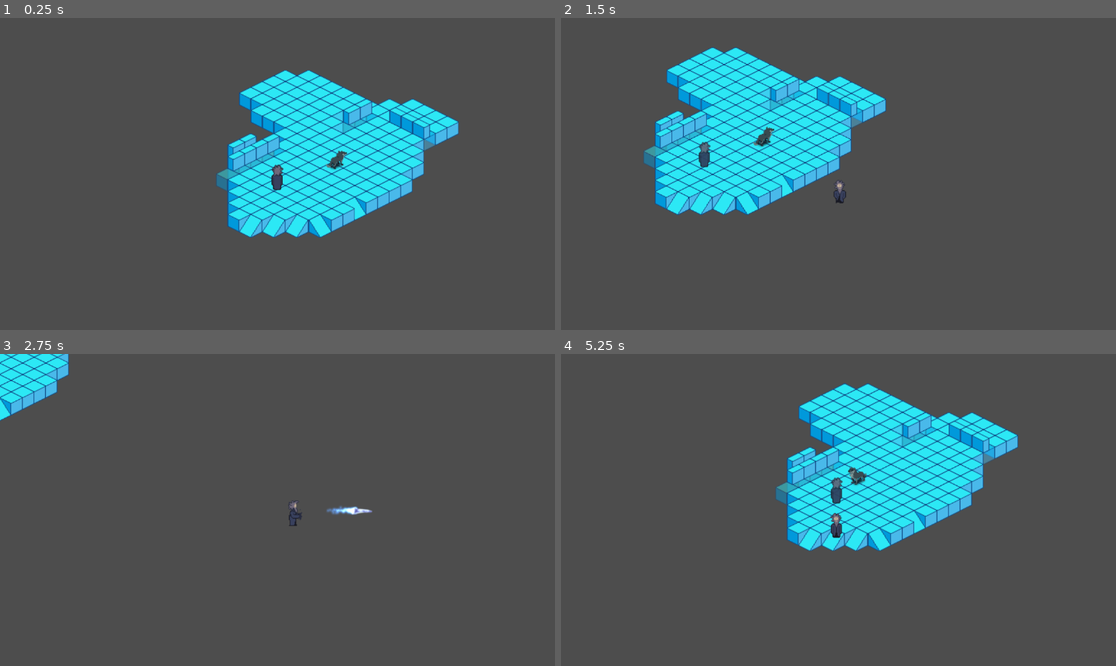
Above: before the commit, frames 1-4 (two rows, left to right).
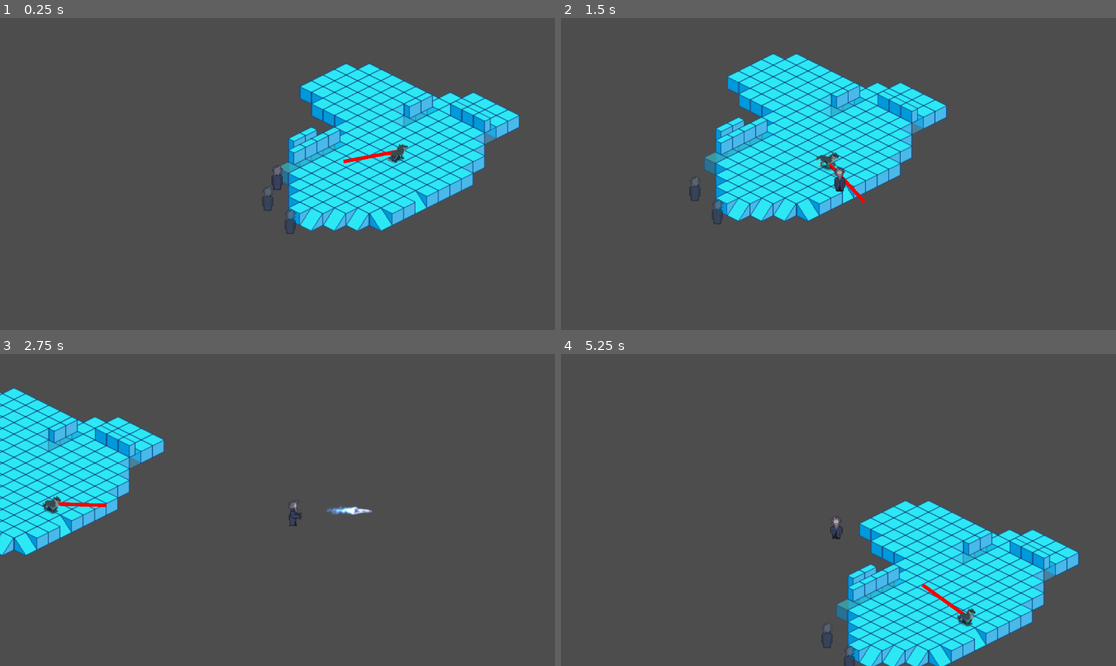
Above: after the commit, the same moments.

Repository: seanj29/LostEchoes
Game: Godot game, scene res://Scenes/Main.tscn
Same seed, same stepped clock (60 frames per second), same inputs: the game is played once before the commit and once after it.
Inputs:
- Up to frame 1 (0.25 s): no input
- Up to frame 2 (1.5 s): tap Enter at 0.5 s; hold Right (Right) 0.53-1.28 s; hold Space (Attack) 0.53-1.28 s; hold Down (Down) from 1.28 s (still down); tap Space (Attack) at 1.35 s
- Up to frame 3 (2.75 s): release Down (Down) at 2.03 s; hold Right (Right) from 2.03 s (still down); hold Shift (Teleport) from 2.03 s (still down); tap Space (Attack) at 2.3 s
- Up to frame 4 (5.25 s): release Right (Right) at 2.78 s; release Shift (Teleport) at 2.78 s; hold Up (Up) 2.78-3.53 s; tap Space (Attack) at 2.85, 4.55 s; hold Space (Attack) 3.53-4.28 s; hold Left (Left) 3.53-5.03 s; tap Shift (Teleport) at 4.35 s; hold Down (Down) from 5.03 s (still down); hold Space (Attack) from 5.03 s (still down)

The runs differ from the first frame. In frame 1, 17% of the frame differs, in the area x 38-94%, y 14-71%; in frame 2, 17%; in frame 3, 11%; in frame 4, 29%, in the area x 38-94%, y 9-100%.

Commit message:
don't remember, v2

Diff:
--- a/Scenes/FSMS/BehaviourStateMachine.tscn
+++ b/Scenes/FSMS/BehaviourStateMachine.tscn
@@ -1,8 +1,11 @@
-[gd_scene load_steps=4 format=3 uid="uid://ddqo064yy0neb"]
+[gd_scene load_steps=7 format=3 uid="uid://ddqo064yy0neb"]
 
 [ext_resource type="Script" path="res://Scripts/FSMs/State Machines/behaviour_state_machine.gd" id="1_kocdq"]
 [ext_resource type="Script" path="res://Scripts/FSMs/States/BehaviourStates/idle_be_state.gd" id="2_3gix4"]
 [ext_resource type="Script" path="res://Scripts/FSMs/States/BehaviourStates/roaming_be_state.gd" id="3_gvp8c"]
+[ext_resource type="Script" path="res://Scripts/FSMs/States/BehaviourStates/chasing_be_state.gd" id="4_sa0vv"]
+[ext_resource type="Script" path="res://Scripts/FSMs/States/BehaviourStates/search_be_state.gd" id="5_dujkv"]
+[ext_resource type="Script" path="res://Scripts/FSMs/States/BehaviourStates/attack_behaviour_state.gd" id="6_mhm7p"]
 
 [node name="BehaviourStateMachine" type="Node" node_paths=PackedStringArray("current_state")]
 script = ExtResource("1_kocdq")
@@ -13,3 +16,12 @@
 
 [node name="RoamingBehaviourState" type="Node" parent="."]
 script = ExtResource("3_gvp8c")
+
+[node name="ChasingBehaviourState" type="Node" parent="."]
+script = ExtResource("4_sa0vv")
+
+[node name="SearchBehaviourState" type="Node" parent="."]
+script = ExtResource("5_dujkv")
+
+[node name="AttackBehaviorState" type="Node" parent="."]
+script = ExtResource("6_mhm7p")
--- a/Scenes/Main.tscn
+++ b/Scenes/Main.tscn
@@ -18,19 +18,20 @@
 
 [node name="PlayerCharacter" parent="." instance=ExtResource("2_gi58w")]
 z_index = 1
-position = Vector2(383, 264)
+position = Vector2(299, 273)
 
 [node name="Ghost_1" parent="." instance=ExtResource("3_a4wib")]
-position = Vector2(383, 263)
+position = Vector2(317, 334)
 
 [node name="Ghost_2" parent="." instance=ExtResource("3_a4wib")]
-position = Vector2(383, 264)
+position = Vector2(286, 302)
 GhostID = 2
 
 [node name="IceShotSpawner" parent="." node_paths=PackedStringArray("Root") instance=ExtResource("6_1vdh3")]
 Root = NodePath("..")
 
-[node name="WolfBody" parent="." instance=ExtResource("7_gfrg6")]
+[node name="WolfBody" parent="." node_paths=PackedStringArray("Player") instance=ExtResource("7_gfrg6")]
 y_sort_enabled = true
 position = Vector2(464, 242)
+Player = NodePath("../PlayerCharacter")
 SPEED = 75.0
--- a/Scenes/PlayerCharacter.tscn
+++ b/Scenes/PlayerCharacter.tscn
@@ -8,6 +8,10 @@
 
 [sub_resource type="RectangleShape2D" id="RectangleShape2D_3xw2p"]
 size = Vector2(16, 9)
+
+[sub_resource type="CapsuleShape2D" id="CapsuleShape2D_jcn0l"]
+radius = 10.5
+height = 39.0
 
 [node name="PlayerChar" type="CharacterBody2D" node_paths=PackedStringArray("TeleportTimer", "AttackTimer") groups=["pawns"]]
 y_sort_enabled = true
@@ -44,3 +48,12 @@
 [node name="TeleportTimer" type="Timer" parent="."]
 process_callback = 0
 one_shot = true
+
+[node name="PlayerHurtBox" type="Area2D" parent="."]
+collision_layer = 2
+collision_mask = 0
+monitoring = false
+
+[node name="CollisionShape2D" type="CollisionShape2D" parent="PlayerHurtBox"]
+position = Vector2(0, 6)
+shape = SubResource("CapsuleShape2D_jcn0l")
--- a/Scenes/Wolf.tscn
+++ b/Scenes/Wolf.tscn
@@ -416,3 +416,9 @@
 [node name="AttackTimer" type="Timer" parent="."]
 process_callback = 0
 one_shot = true
+
+[node name="RayCast2D" type="RayCast2D" parent="."]
+collision_mask = 3
+hit_from_inside = true
+collide_with_areas = true
+collide_with_bodies = false
--- a/Scripts/FSMs/States/Base States/be_state.gd
+++ b/Scripts/FSMs/States/Base States/be_state.gd
@@ -5,27 +5,35 @@
 @onready var actor: CharInput = parent.actor
 var state_timer: Timer
 
+var can_see_player: bool
+
 @export_group("Internal timer Properties")
 @export var TIMER_MIN: float = 0.5
 @export var TIMER_MAX: float = 3.0
 
 
 func Enter():
-    state_timer = Timer.new()
-    add_child(state_timer)
+	state_timer = Timer.new()
+	add_child(state_timer)
 
-    var Timer_sec := snappedf(randf_range(TIMER_MIN, TIMER_MAX), 0.1)
-    state_timer.start(Timer_sec)
+	var Timer_sec := snappedf(randf_range(TIMER_MIN, TIMER_MAX), 0.1)
+	state_timer.start(Timer_sec)
 
-    if not state_timer.timeout.is_connected(change):
-        state_timer.timeout.connect(change)
+	if not state_timer.timeout.is_connected(change):
+		state_timer.timeout.connect(change)
+
+
+func Update(_delta):
+	super(_delta)
+	can_see_player = actor.can_see_player
+
 
 func Exit():
 
-    if state_timer.timeout.is_connected(change):
-        state_timer.timeout.disconnect(change)
-    state_timer.queue_free()
+	if state_timer.timeout.is_connected(change):
+		state_timer.timeout.disconnect(change)
+	state_timer.queue_free()
 
 
 func change() -> void:
-    pass
+	pass
--- a/Scripts/FSMs/States/Base States/wolf_base_anim_state.gd
+++ b/Scripts/FSMs/States/Base States/wolf_base_anim_state.gd
@@ -2,10 +2,10 @@
 extends PawnAnimState
 
 
+func Enter():
+	anim_name = anim_name.trim_prefix("Wolf")
+	super()
 
-func Enter():
-	super()
-	anim_name = anim_name.trim_prefix("Wolf")
 
 
 ## Plays the relevant animation based on the current direction of the Sprite
@@ -22,11 +22,11 @@
 		Type.Direction.SE:
 			sprite.play("%s_SE" % anim_name)
 		Type.Direction.W:
-			sprite.play("%s_SW" % anim_name)
+			sprite.play("%s_NW" % anim_name)
 		Type.Direction.NW:
 			sprite.play("%s_NW" % anim_name)
 		Type.Direction.S:
-			sprite.play("%s_S" % anim_name)
+			sprite.play("%s_SW" % anim_name)
 		Type.Direction.SW:
 			sprite.play("%s_SW" % anim_name)
 		_:
--- /dev/null
+++ b/Scripts/FSMs/States/BehaviourStates/attack_behaviour_state.gd
@@ -0,0 +1,37 @@
+class_name AttackBehaviorState
+extends BehaviourState
+
+var actor_speed: float
+@export var distance_squared_to_target: float = 250.0
+
+## Logic to be executed when the machine enters this state
+func Enter():
+	actor_speed = actor.SPEED
+	actor.SPEED = 0
+
+
+## Logic to be executed every frame
+func Update(_delta) -> void:
+	super(_delta)
+
+	if actor.global_position.distance_squared_to(actor.Player.global_position) > distance_squared_to_target:
+		if can_see_player:
+			transitioned.emit("ChasingBehaviourState")
+		else:
+			transitioned.emit("SearchBehaviourState")
+	else:
+		## add logic here for the actor to attack the player
+		print("Attacking!!!")
+
+
+
+
+
+
+## Logic to be executed when machine exits this state
+func Exit():
+	actor.SPEED = actor_speed
+
+
+func change() -> void:
+	transitioned.emit("ChasingBehaviourState")
--- /dev/null
+++ b/Scripts/FSMs/States/BehaviourStates/chasing_be_state.gd
@@ -0,0 +1,53 @@
+class_name ChasingBehaviourState
+extends BehaviourState
+
+@export var sight_distance: int  = 75
+@export var distance_squared_to_target: float = 150.0
+
+var nav: NavigationAgent2D
+var ray: RayCast2D
+var target_pos: Vector2
+var next_path_pos: Vector2
+
+## Logic to be executed when the machine enters this state
+func Enter():
+	actor.sight_distance = sight_distance
+	nav = actor.nav
+	ray = actor.raycast
+
+
+
+	print("chasing player!!")
+
+
+
+## Logic to be executed every frame
+func Update(_delta):
+	super(_delta)
+
+	if ray.is_colliding():
+		target_pos = ray.get_collision_point()
+		nav.target_position = target_pos
+
+	next_path_pos = nav.get_next_path_position()
+
+	if nav.is_navigation_finished():
+		if nav.is_target_reached():
+			if actor.global_position.distance_squared_to(actor.Player.global_position) < distance_squared_to_target:
+				transitioned.emit("AttackBehaviorState")
+		else:
+			print("where did you go??")
+			transitioned.emit("SearchBehaviourState")
+
+	actor.dir = actor.global_position.direction_to(next_path_pos)
+
+
+
+## Physics version of [method Update]
+func Physics_update(_delta):
+	pass
+
+
+## Logic to be executed when machine exits this state
+func Exit():
+	pass
--- a/Scripts/FSMs/States/BehaviourStates/idle_be_state.gd
+++ b/Scripts/FSMs/States/BehaviourStates/idle_be_state.gd
@@ -4,14 +4,19 @@
 var actor_speed: float
 
 func Enter():
-    super()
-    actor_speed = actor.SPEED
-    actor.SPEED = 0
+	super()
+	actor_speed = actor.SPEED
+	actor.SPEED = 0
 
 func Exit():
-    super()
-    actor.SPEED = actor_speed
+	super()
+	actor.SPEED = actor_speed
+
+func Update(_delta):
+	super(_delta)
+	if can_see_player:
+		transitioned.emit("ChasingBehaviourState")
 
 
 func change() -> void:
-    transitioned.emit("RoamingBehaviourState")
+	transitioned.emit("RoamingBehaviourState")
--- a/Scripts/FSMs/States/BehaviourStates/roaming_be_state.gd
+++ b/Scripts/FSMs/States/BehaviourStates/roaming_be_state.gd
@@ -25,12 +25,16 @@
 
 
 
-func Physics_update(_delta: float) -> void:
+func Update(_delta: float) -> void:
+	super(_delta)
 	next_path_pos = nav.get_next_path_position()
+
 	if nav.is_navigation_finished():
 		change()
 	actor.dir = actor.global_position.direction_to(next_path_pos)
 
+	if can_see_player:
+		transitioned.emit("ChasingBehaviourState")
 
 
 func change() -> void:
--- /dev/null
+++ b/Scripts/FSMs/States/BehaviourStates/search_be_state.gd
@@ -0,0 +1,45 @@
+class_name SearchBehaviourState
+extends BehaviourState
+
+var old_home: Vector2
+var nav: NavigationAgent2D
+var next_path_pos: Vector2
+var last_target: Vector2
+
+## Logic to be executed when the machine enters this state
+func Enter():
+	super()
+	old_home = actor.home_pos
+	actor.home_pos = actor.global_position
+
+	nav = actor.nav
+	nav.target_position = actor.randomPoint()
+
+
+## Logic to be executed every frame
+func Update(_delta) -> void:
+	super(_delta)
+
+	next_path_pos = nav.get_next_path_position()
+
+
+	if nav.is_navigation_finished():
+
+		nav.target_position  = actor.randomPoint()
+
+	actor.dir = actor.global_position.direction_to(next_path_pos)
+
+	if can_see_player:
+		transitioned.emit("ChasingBehaviourState")
+
+
+
+
+## Logic to be executed when machine exits this state
+func Exit():
+	super()
+	actor.home_pos = old_home
+
+
+func change() -> void:
+	transitioned.emit("IdleBehaviourState")
--- a/Scripts/FSMs/state_machine.gd
+++ b/Scripts/FSMs/state_machine.gd
@@ -36,4 +36,4 @@
 			new_state.Enter()
 			current_state = new_state
 	else:
-		push_warning("Called transition on a state that does nto exist called %s" % new_state_name)
+		push_warning("Called transition on a state that does not exist called %s" % new_state_name)
--- a/Scripts/PawnScripts/wolf_script.gd
+++ b/Scripts/PawnScripts/wolf_script.gd
@@ -2,6 +2,7 @@
 class_name WolfScript
 
 extends CharInput
+
 
 
 #  Add a possible timer so that the transition will always happen after a set amount of time.
@@ -9,6 +10,7 @@
 @onready var home_pos := global_position
 
 @onready var nav: NavigationAgent2D = $NavigationAgent2D
+@onready var raycast: RayCast2D = $RayCast2D
 
 
 @export var ReachedRadius := 20
@@ -17,12 +19,39 @@
 @export var RoamMinRadius := 30
 @export var RoamMaxRadius := 80
 
+@export_category("ChaseProperties")
+@export var Player: PlayerInput
+
+
+var sight_distance = 75
 var dir: Vector2
+var can_see_player: bool = false
+
+var target_pos: Vector2
 
 func _ready():
 
 	nav.target_desired_distance = ReachedRadius
 
+func _physics_process(_delta):
+	super(_delta)
+	raycast.target_position = global_position.direction_to(Player.global_position) * sight_distance
+	if raycast.is_colliding():
+		var collider := raycast.get_collider()
+		if collider != TileMap:
+			can_see_player = true
+		else:
+			return
+	else:
+		can_see_player = false
+
+	if raycast.target_position != target_pos:
+		target_pos = raycast.target_position
+		queue_redraw()
+
+## Using this to debug
+func _draw():
+	draw_line(Vector2.ZERO, target_pos, Color.RED, 5)
 
 func randomPoint() -> Vector2:
 
Not shown: 1 places in Scenes/PlayerCharacter.tscn that only renumber resources
